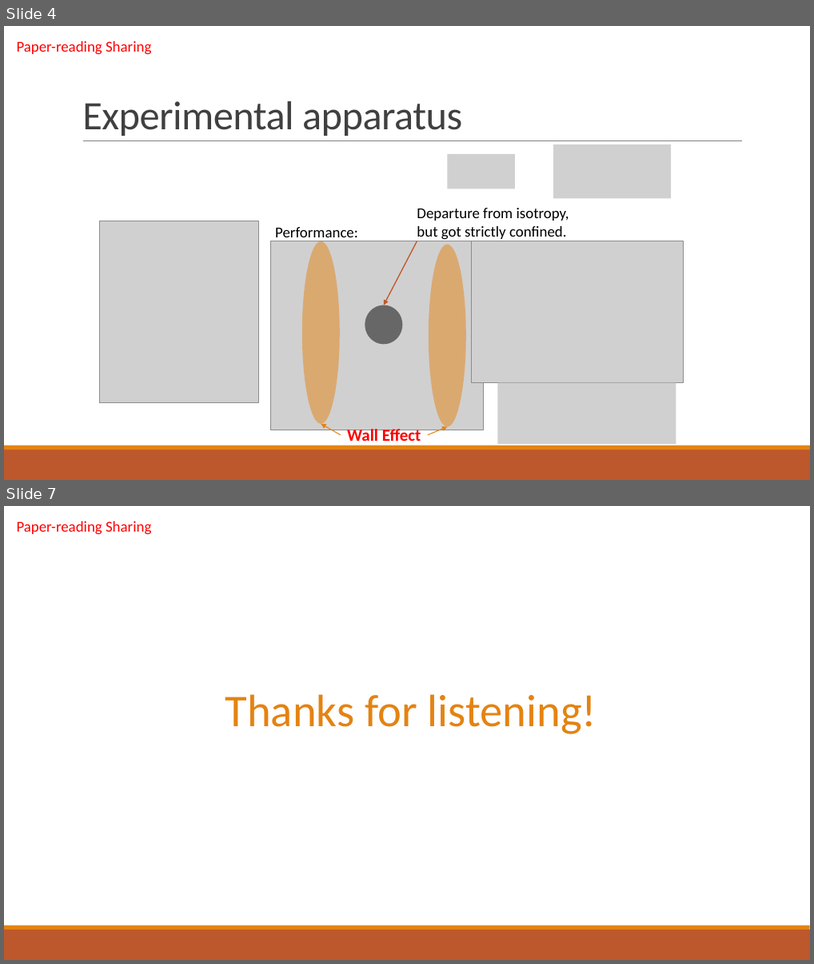
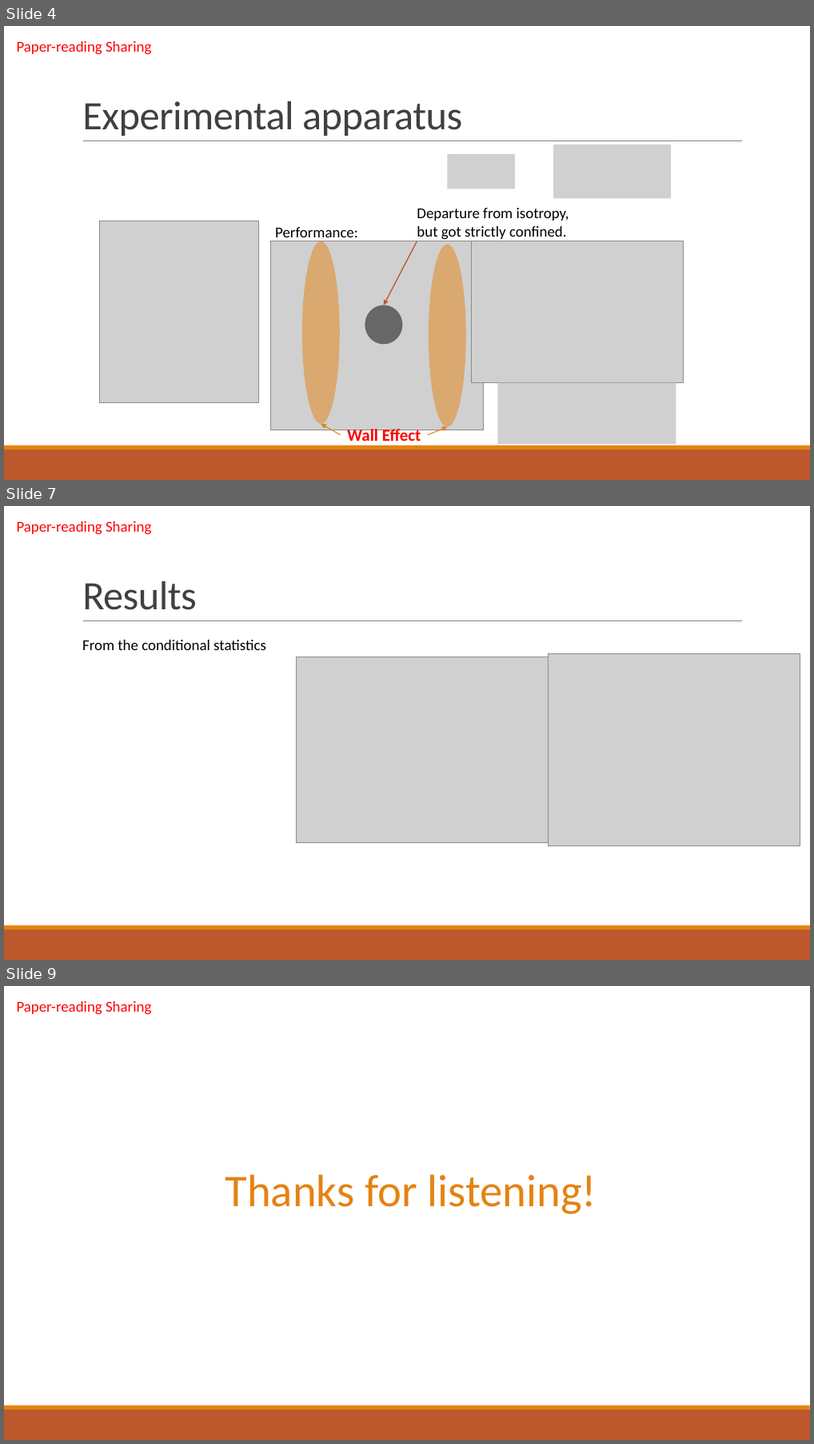
Before and after one commit to cangyu/LambdaFlow, a slide deck: VM524/PROJ/report.pptx. Shown one above the other, each under a label of ours: slides 4 and 7 before the commit, slides 4, 7 and 9 after it; the slides between them are not shown. The pictures are 814x964 and 814x1444 pixels, drawn with LibreOffice and Linux fonts; fonts in the diff are those of the drawing; grey boxes stand for pictures. Boxes give left, top, right and bottom in pixels: in the first picture for what was removed or moved away, otherwise in the second. Text is boxed around its words. In the diff, an @@ line names an element or a change of style, - is before the commit and + after.

Commit message:
add spectra result

```diff
--- a/VM524/PROJ/report.pptx
+++ b/VM524/PROJ/report.pptx
@@ slide 7 added at box(4, 506, 810, 960), background #FFFFFF; not listed: 3 template elements that a slide beside it also shows @@
@@ text added at box(17, 521, 151, 535), 18 pt, text #FF0000 @@
+Paper-reading Sharing
@@ title added at box(82, 581, 197, 610), 48 pt, text #404040 @@
+Results
@@ text added at box(82, 640, 266, 650), 18 pt, text #000000 @@
+From the conditional statistics
@@ picture added at box(297, 657, 549, 842) @@
@@ picture added at box(549, 654, 800, 846) @@
@@ what was slide 7 is now slide 9 @@
```
Also in this commit, not shown: 2 slides changed, 2 other slides added, 1 slide removed, 5 other files.
